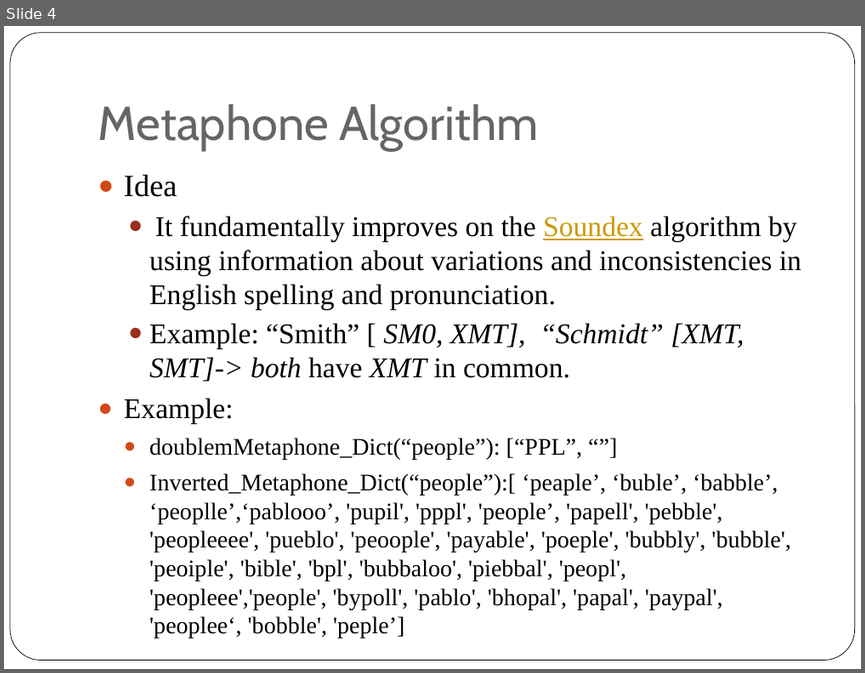
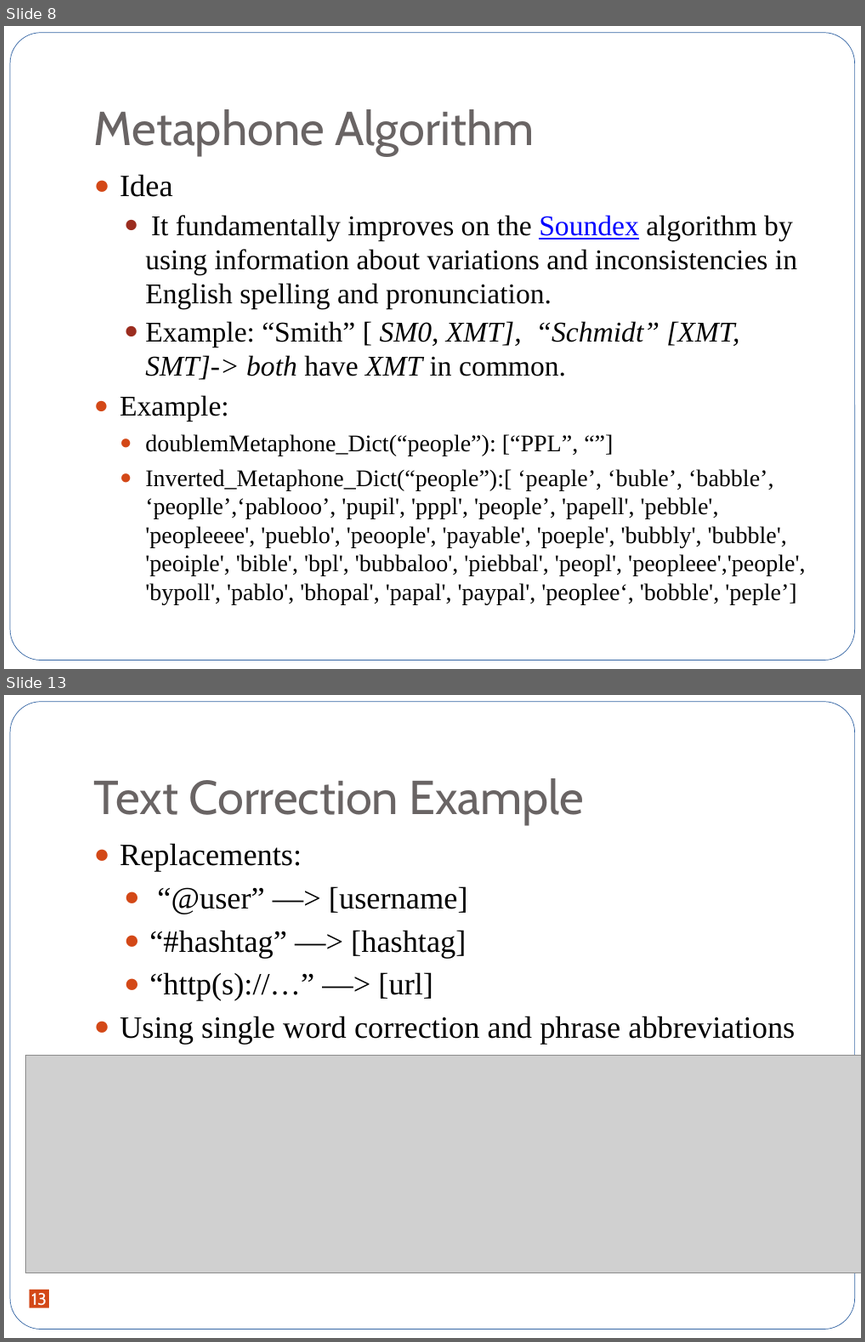
Before and after one commit to jxjzhang/CS246, a slide deck: Tweets purification.pptx. Shown one above the other, each under a label of ours: slide 4 before the commit, slides 8 and 13 after it; the slides between them are not shown. The pictures are 865x673 and 865x1342 pixels, drawn with LibreOffice and Linux fonts; fonts in the diff are those of the drawing; grey boxes stand for pictures. Boxes give left, top, right and bottom in pixels: in the first picture for what was removed or moved away, otherwise in the second. Text is boxed around its words. In the diff, an @@ line names an element or a change of style, - is before the commit and + after.

```diff
--- a/Tweets purification.pptx
+++ b/Tweets purification.pptx
@@ slide 13 added at (4, 695, 861, 1338), background #FFFFFF; not listed: 1 template element that a slide beside it also shows @@
@@ title added at (94, 778, 585, 824), 40 pt, text #696464 @@
+Text Correction Example
@@ text added at (120, 843, 794, 1043), 26 pt, text #000000 @@
+● Replacements:
+  ● “@user” —> [username]
+  ● “#hashtag” —> [hashtag]
+  ● “http(s)://…” —> [url]
+● Using single word correction and phrase abbreviations
@@ picture added at (25, 1055, 861, 1272) @@
@@ page number added at (29, 1289, 48, 1308), fill #D34817, 14 pt, text #FFFFFF @@
+13
@@ what was slide 4 is now slide 8 @@
@@ slide 8 changed as well @@
@@ rounded rectangle at (10, 33, 855, 660): outline #000000 0.5 pt to none @@
@@ title "Metaphone Algorithm": place and size @@
-title "Metaphone Algorithm" at (98, 104, 539, 151)
+title "Metaphone Algorithm" at (94, 109, 534, 155)
@@ text "Idea" at (120, 174, 805, 605): text colour #CC9900 to #0000FF in "Soundex" @@
```
Also in this commit, not shown: 3 other slides changed, 10 other slides added.
